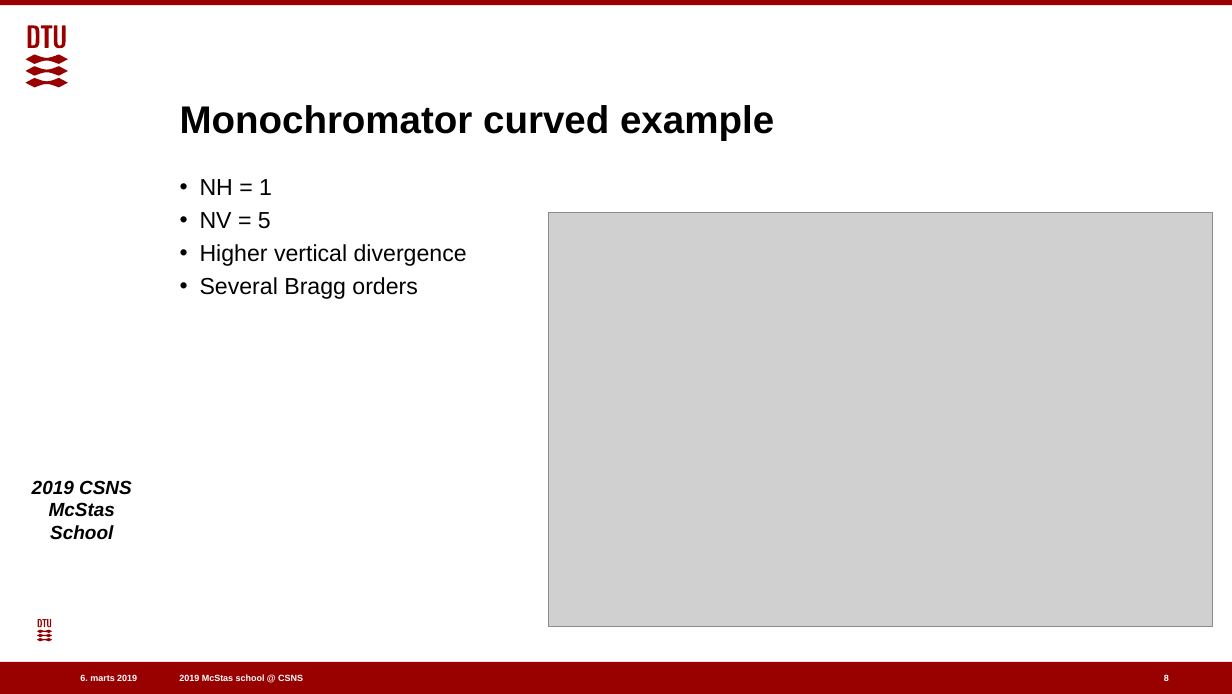
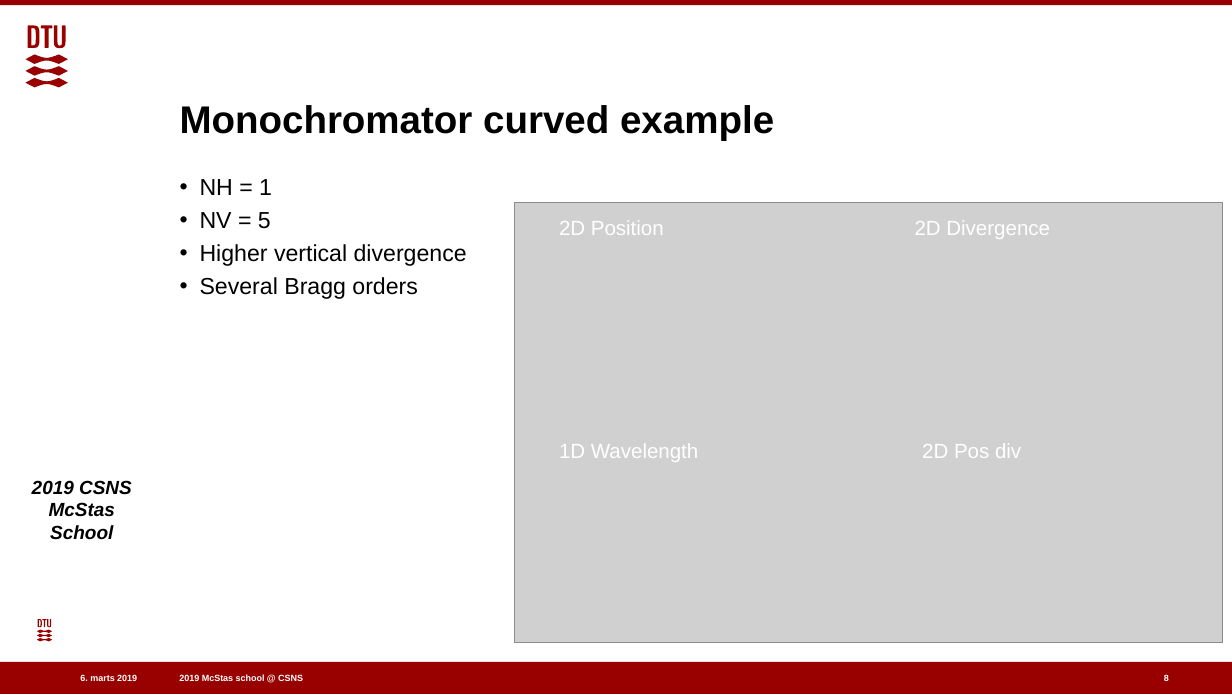
Before and after one commit to eddymaoui/Schools, a slide deck: slide 8 of CSNS_March_2019/2_Tuesday_March_26th/4_monochromators/Monochromator.pptx. Drawn at 1232x694 pixels with LibreOffice and Linux fonts; fonts in the diff are those of the drawing; grey boxes stand for pictures; background and template pictures are left out. Boxes give left, top, right and bottom in pixels: in the first picture for what was removed or moved away, otherwise in the second. Text is boxed around its words. In the diff, an @@ line names an element or a change of style, - is before the commit and + after.

```diff
--- a/CSNS_March_2019/2_Tuesday_March_26th/4_monochromators/Monochromator.pptx
+++ b/CSNS_March_2019/2_Tuesday_March_26th/4_monochromators/Monochromator.pptx
@@ picture: place and size @@
-picture at [548, 213, 1213, 626]
+picture at [515, 203, 1223, 643]
@@ text added at [559, 220, 664, 235], 16 pt, text #FFFFFF @@
+2D Position
@@ text added at [915, 220, 1050, 239], 16 pt, text #FFFFFF @@
+2D Divergence
@@ text added at [559, 443, 698, 462], 16 pt, text #FFFFFF @@
+1D Wavelength
@@ text added at [922, 443, 1021, 458], 16 pt, text #FFFFFF @@
+2D Pos div
```
Also in this commit, not shown: 2 other slides changed, 3 other files.
